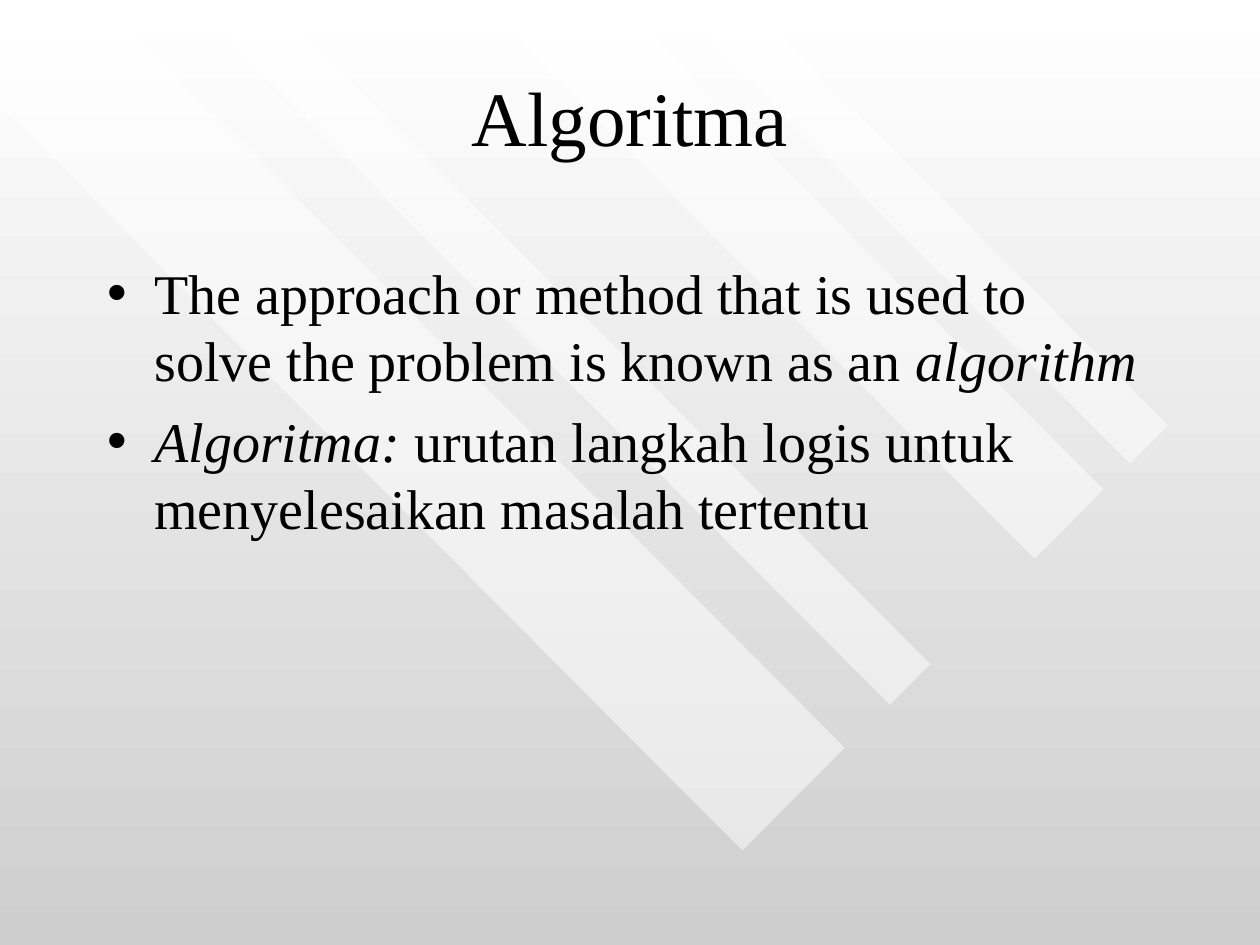
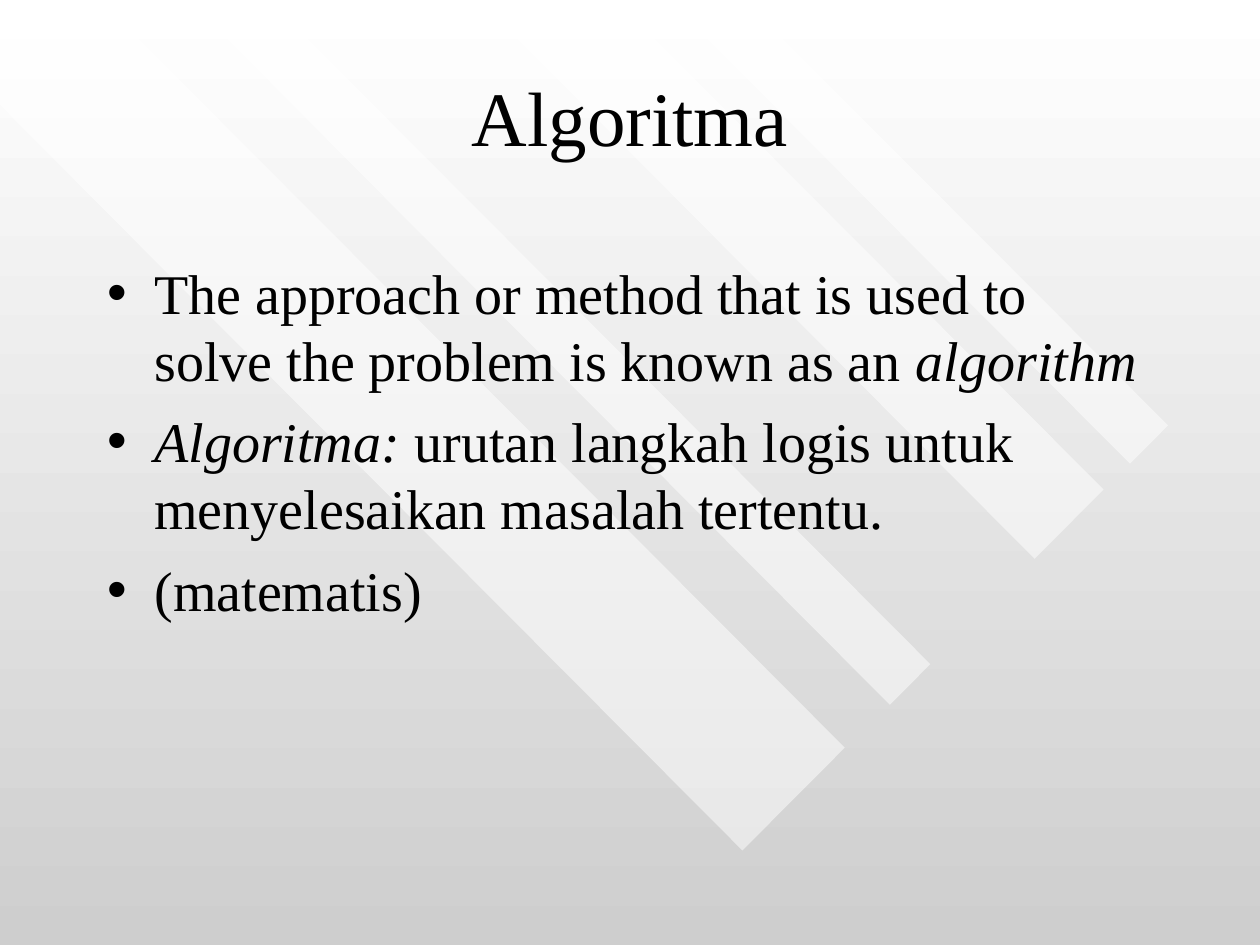
Before and after one commit to agungperdananto/Algoritma_pemrograman_I, a slide deck: slide 5 of Documents/algoTI.ppt. Drawn at 1260x945 pixels with LibreOffice and Linux fonts; fonts in the diff are those of the drawing. Boxes give left, top, right and bottom in pixels: in the first picture for what was removed or moved away, otherwise in the second. Text is boxed around its words. In the diff, an @@ line names an element or a change of style, - is before the commit and + after.

```diff
--- a/Documents/algoTI.ppt
+++ b/Documents/algoTI.ppt
@@ text at (154,423,1014,621): text changed @@
-• Algoritma: urutan langkah logis untuk menyelesaikan masalah tertentu
+• Algoritma: urutan langkah logis untuk menyelesaikan masalah tertentu.
+• (matematis)
```
Also in this commit, not shown: 2 other files.
